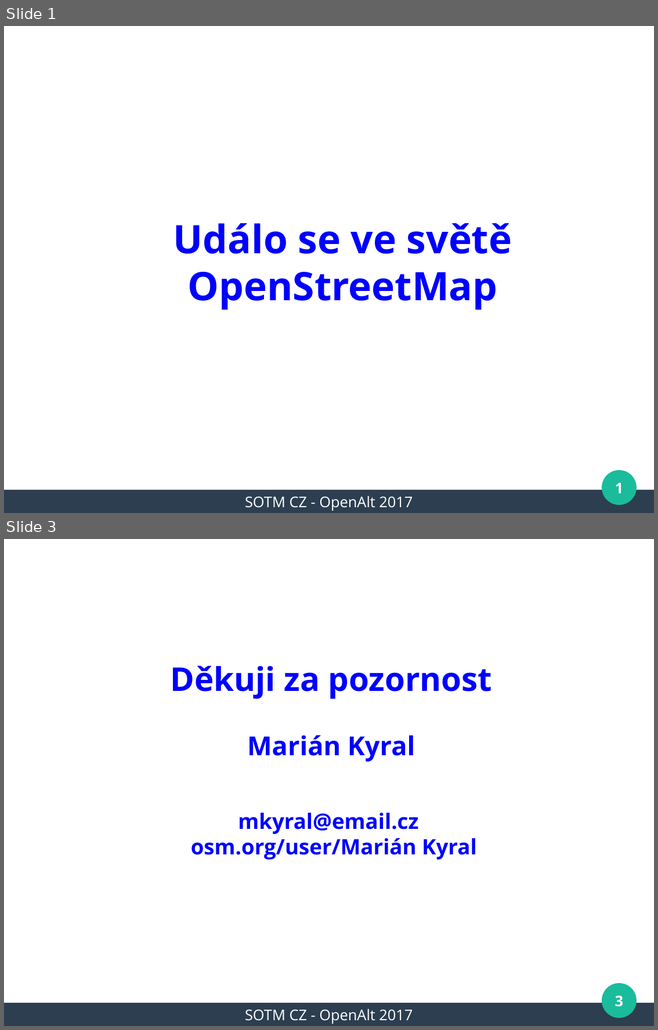
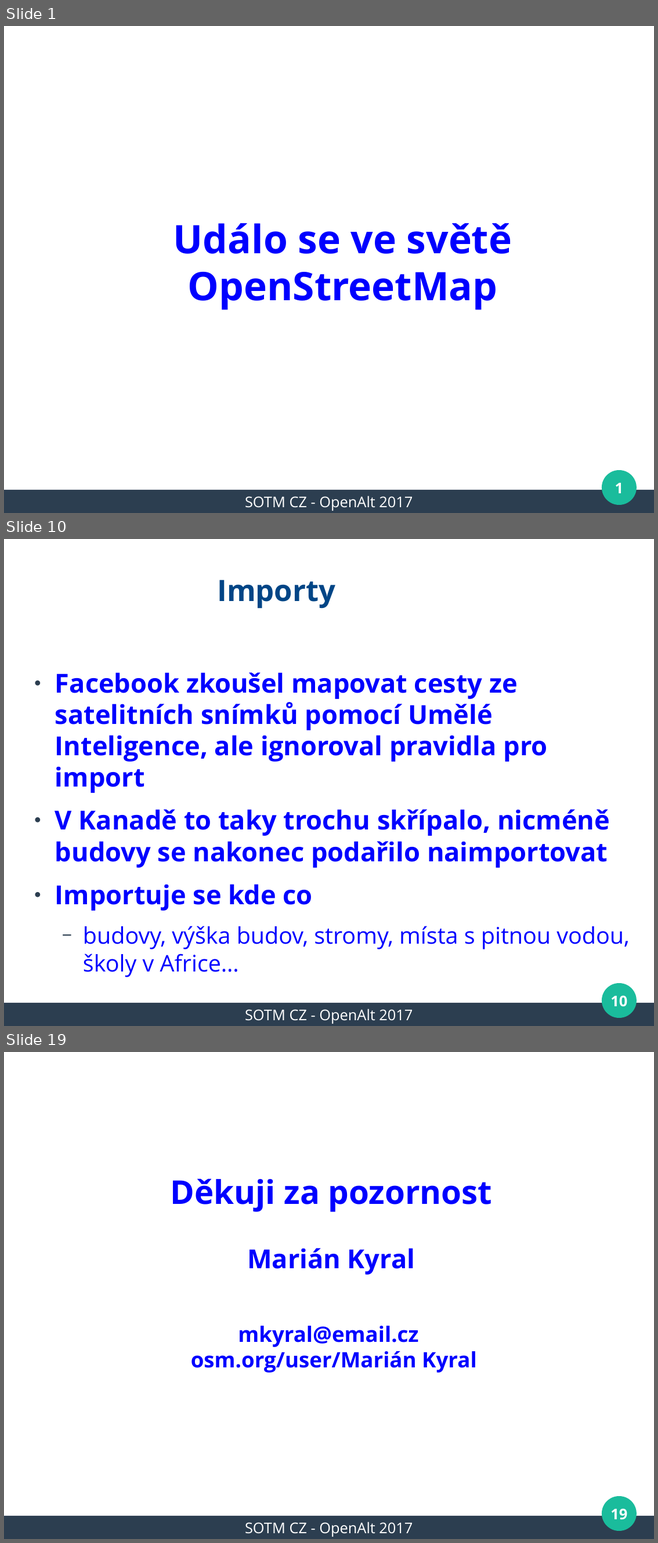
Before and after one commit to mkyral/osm, a slide deck: prezentace/SOTM_CZ_2017/mkyral_WeeklyOSM.odp. Shown one above the other, each under a label of ours: slides 1 and 3 before the commit, slides 1, 10 and 19 after it; the slides between them are not shown. The pictures are 658x1030 and 658x1543 pixels, drawn with LibreOffice and Linux fonts; fonts in the diff are those of the drawing; background and template pictures are left out. Boxes give left, top, right and bottom in pixels: in the first picture for what was removed or moved away, otherwise in the second. Text is boxed around its words. In the diff, an @@ line names an element or a change of style, - is before the commit and + after.

```diff
--- a/prezentace/SOTM_CZ_2017/mkyral_WeeklyOSM.odp
+++ b/prezentace/SOTM_CZ_2017/mkyral_WeeklyOSM.odp
@@ slide 10 added at bbox=[4, 539, 654, 1026], background #FFFFFF; not listed: 3 template elements that a slide beside it also shows @@
@@ title added at bbox=[217, 580, 335, 609], 36 pt, text #004586, bold @@
+Importy
@@ text added at bbox=[55, 672, 629, 977], 32 pt, text #0000FF, bold @@
+● Facebook zkoušel mapovat cesty ze satelitních snímků pomocí Umělé Inteligence, ale ignoroval pravidla pro import
+● V Kanadě to taky trochu skřípalo, nicméně budovy se nakonec podařilo naimportovat
+● Importuje se kde co
+  − budovy, výška budov, stromy, místa s pitnou vodou, školy v Africe…
@@ page number added at bbox=[610, 995, 627, 1007], 18 pt, text #FFFFFF, bold @@
+10
@@ text added at bbox=[245, 1009, 412, 1024], 18 pt, text #FFFFFF @@
+SOTM CZ - OpenAlt 2017
@@ what was slide 3 is now slide 19 @@
@@ page number at bbox=[610, 1508, 627, 1520]: text changed @@
-3
+19
```
Also in this commit, not shown: 1 slide changed, 15 other slides added.
